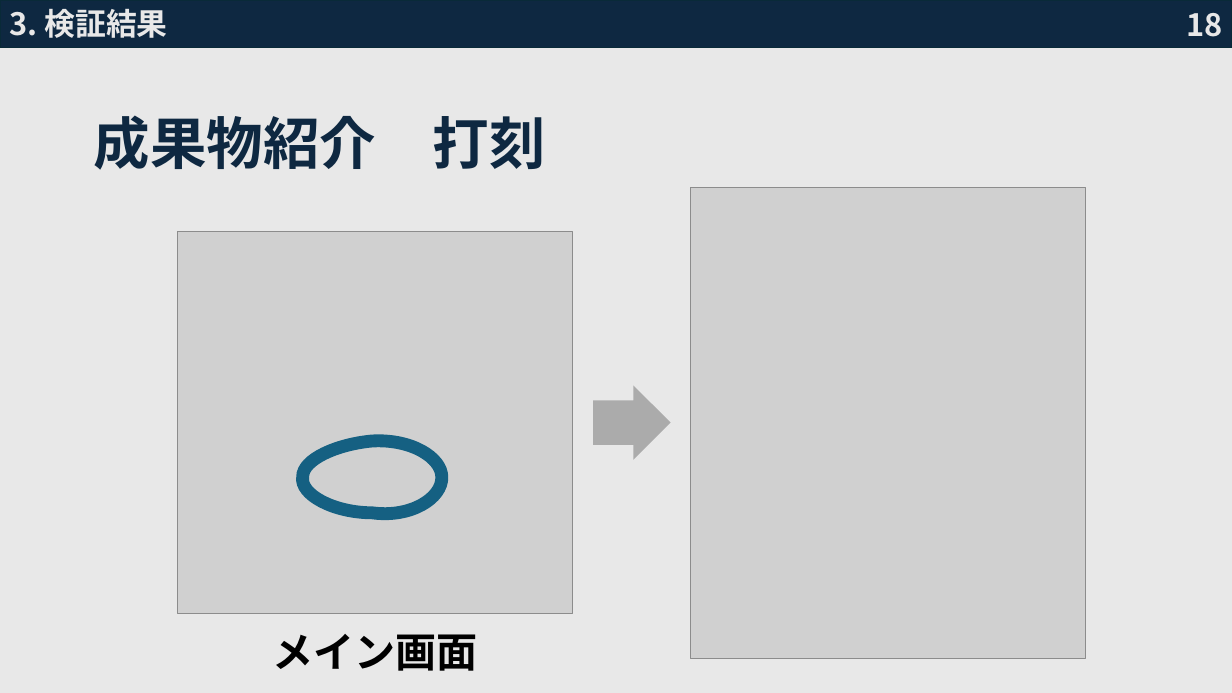
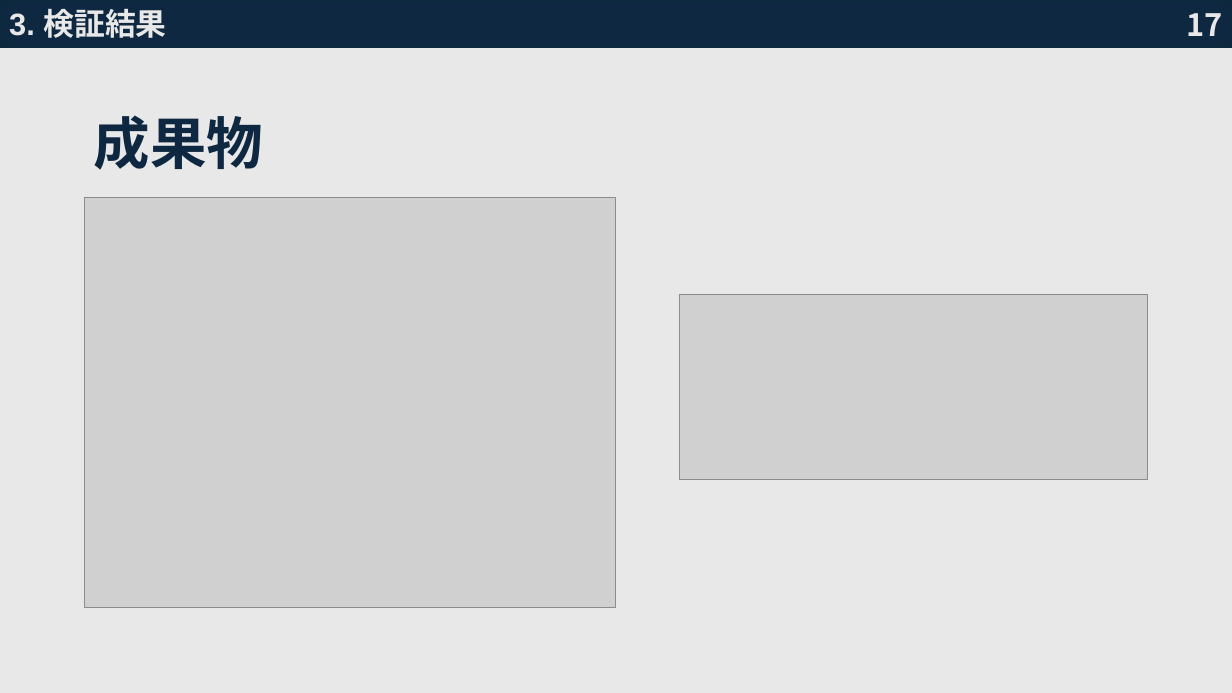
Before and after one commit to sahokk/JavaDakoku0502, a slide deck: slide 18 of 技術検証発表資料2.pptx (slide 19 before the commit). Drawn at 1232x693 pixels with LibreOffice and Linux fonts; fonts in the diff are those of the drawing; grey boxes stand for pictures. Boxes give left, top, right and bottom in pixels: in the first picture for what was removed or moved away, otherwise in the second. Text is boxed around its words. In the diff, an @@ line names an element or a change of style, - is before the commit and + after.

```diff
--- a/技術検証発表資料2.pptx
+++ b/技術検証発表資料2.pptx
@@ text "3. 検証結果" at [9, 9, 166, 38]: font Noto Sans CJK JP to Arial @@
@@ page number at [1186, 13, 1222, 36]: text changed @@
-18
+17
@@ title at [94, 115, 263, 170]: text changed @@
-成果物紹介 打刻
+成果物
@@ picture: place and size @@
-picture at [177, 231, 572, 614]
+picture at [85, 198, 616, 608]
@@ picture removed at [691, 187, 1086, 658] @@
@@ picture added at [679, 294, 1147, 480] @@
@@ right arrow removed at [593, 385, 671, 459] @@
@@ freeform shape removed at [303, 441, 443, 513] @@
@@ text removed at [272, 634, 477, 671] @@
-メイン画面
```
Also in this commit, not shown: 11 other slides changed, 15 slides added, 8 slides removed, 31 other files.
